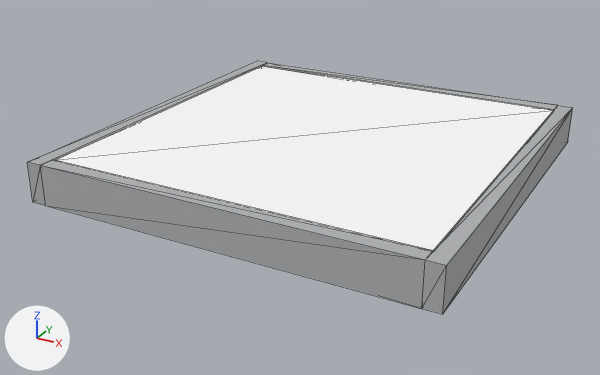
One commit to the glTF model models/kit/floor_glass.glb: the scene before it, then after it.
Camera for both pictures: a 50 mm camera at (1.78, -3.48, 1.61) aimed at (-0.07, -0.12, -0.07). The axes (+X, +Y, +Z) are drawn at lower left. The lights are the same throughout. The first picture is the older version. Mesh edges are drawn as thin lines. Vertices at exactly the same position are counted once.

Names of what the first picture shows: 'floor_glass'.
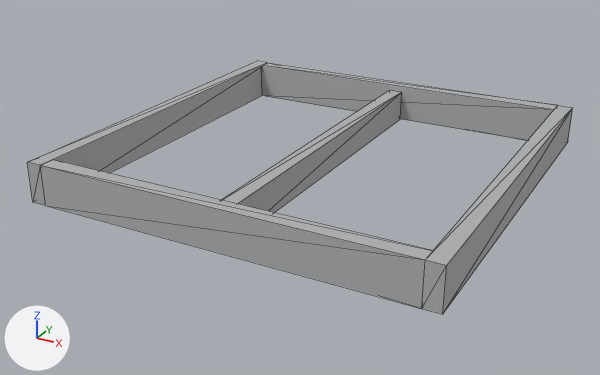
Changed parts and their boxes [x1, y1, x2, y2] in the pictures (600 x 375 px):
```json
{"part": 1, "of": "me_base", "change": "deleted", "before": [56, 66, 553, 250]}
```

Edits to the scene script, one JSON object a line:
```json
{"block": "me_base", "where": "# used by ob_floor_glass; location = (0.0, 0.0, 0.0)"}
{"op": "remove", "block": "me_base", "code": "me_base.from_pydata(...)  # 40 vertices, 72 faces; spans x -1.0..1.0, y -1.0..1.0, z 0.0..0.2"}
{"op": "remove", "block": "me_base", "code": "me_base.materials.append(mat_pane)"}
{"op": "add", "block": "me_base", "code": "me_base.from_pydata(...)  # 32 vertices, 60 faces; spans x -1.0..1.0, y -1.0..1.0, z 0.0..0.2"}
{"block": "me_base", "change": "me_base part 1: the loose piece of 8 vertices spanning x -0.92..0.92, y -0.92..0.92, z 0.17..0.19 is deleted"}
```
